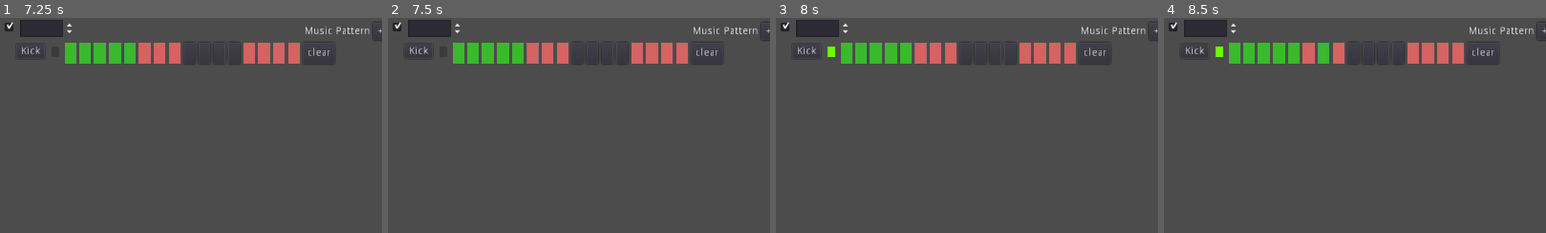
Above: before the commit, frames 1-4 (left to right).
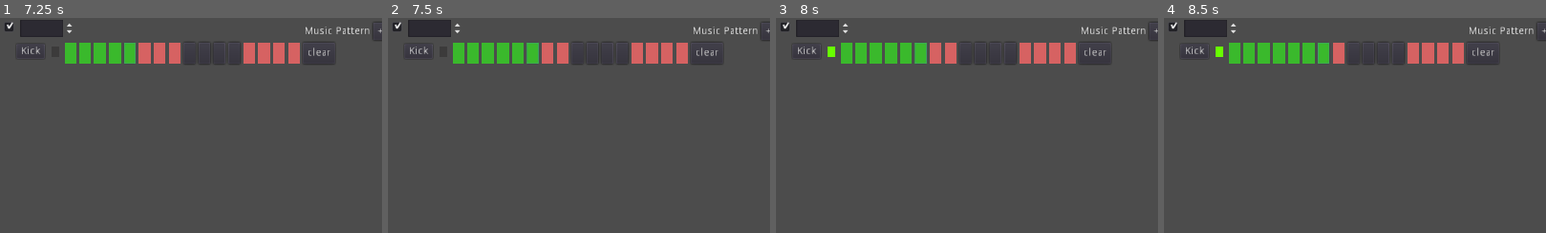
Above: after the commit, the same moments.

Repository: 2439905184/Loops
Game: Godot game, scene res://Main.tscn
Two runs of this game, one before a commit and one after it. Both use one fixed random seed, a clock stepped at 60 frames per second and the inputs below.
Inputs (mouse positions are % of the whole screen's width and height, from its top left):
- Up to frame 1 (7.25 s): click "Play" at 0.5 s; click "Play" at 1.25 s; click (1, 2) at 2 s; click "Kick" at 2.75 s; click (9, 8) at 3.5 s; click (11, 8) at 4.25 s; click (13, 8) at 5 s; click (15, 8) at 5.75 s; click (17, 8) at 6.5 s
- Up to frame 2 (7.5 s): click (19, 8) at 7.25 s
- Up to frame 3 (8 s): no input
- Up to frame 4 (8.5 s): click (21, 8) at 8 s
The pictures show only the part of the screen within x 0-50%, y 0-50%; the shares and areas given below are measured in that part.

Frame 1 is identical in both runs. In frame 2, 0.3% of the frame differs, in the area x 36-40%, y 11-22%; in frame 3, 0.3%; in frame 4, 0.3%.

Commit message:
🐞 fix: 修复第二组第二个灯无法点亮的问题

Diff:
--- a/Main.tscn
+++ b/Main.tscn
@@ -88,7 +88,7 @@
 margin_bottom = 29.0
 size_flags_horizontal = 3
 custom_styles/hover = ExtResource( 7 )
-custom_styles/pressed = ExtResource( 7 )
+custom_styles/pressed = ExtResource( 1 )
 custom_styles/normal = ExtResource( 7 )
 toggle_mode = true
 
